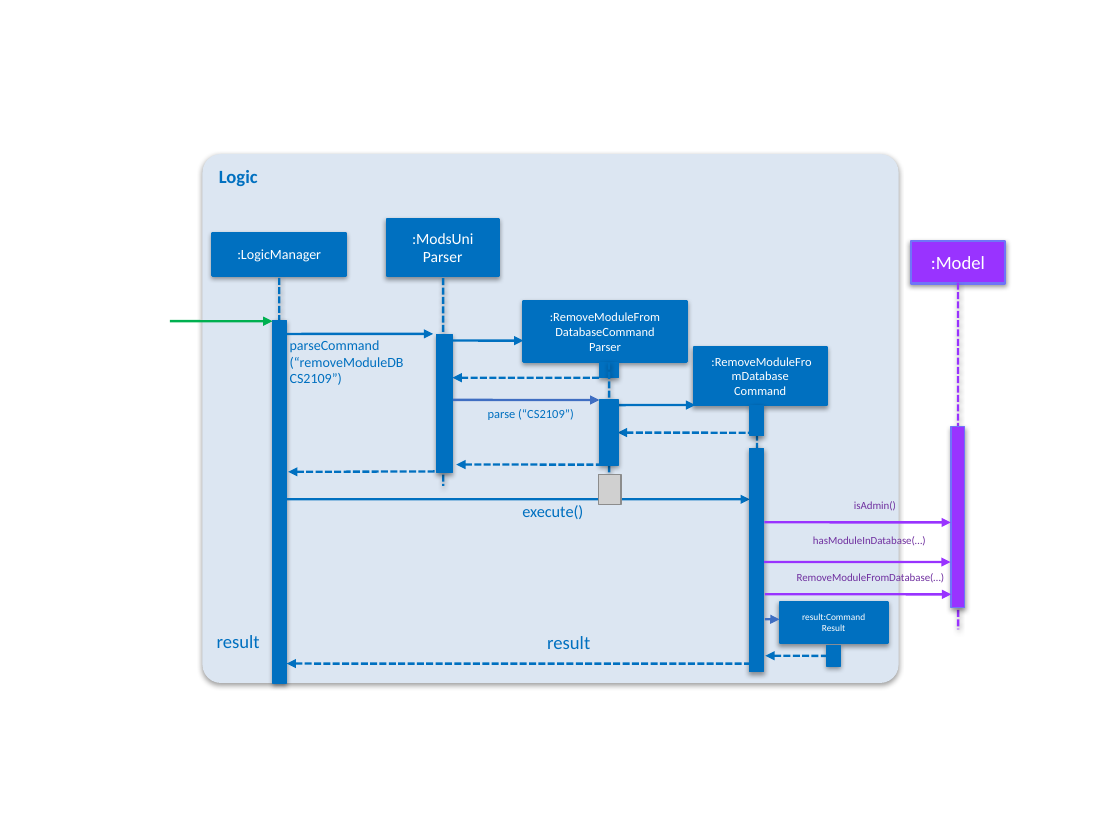
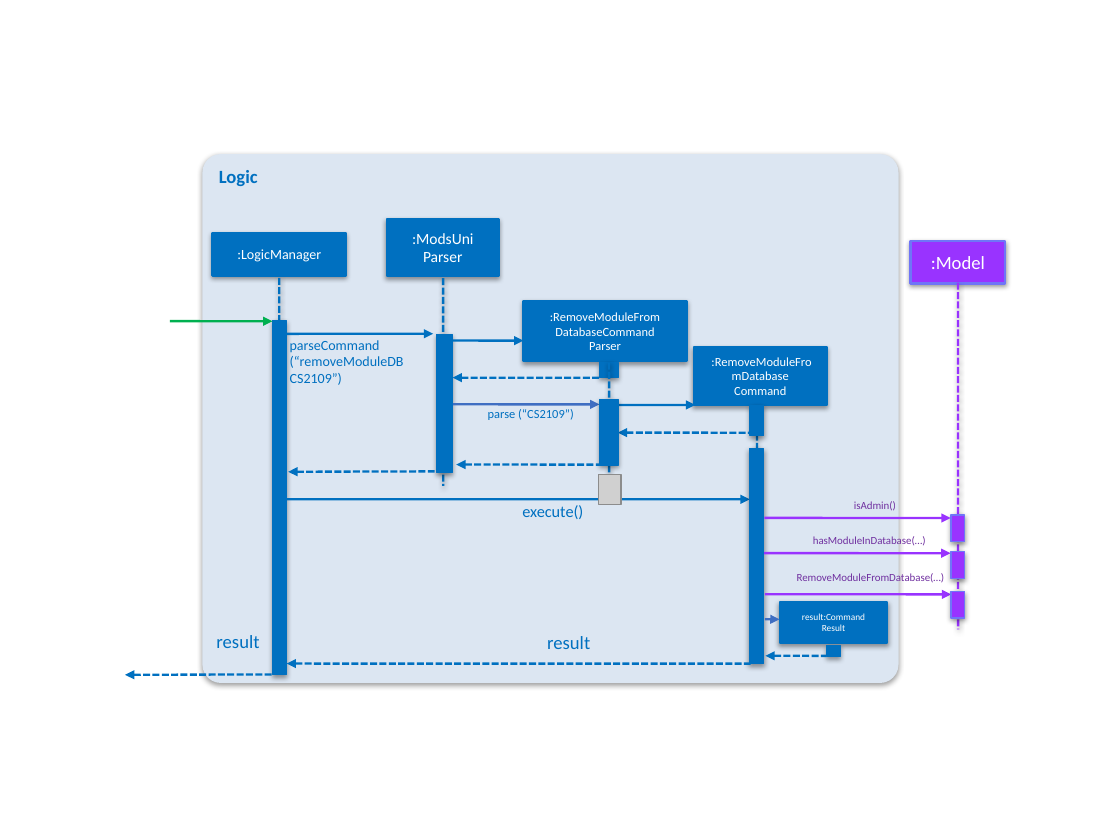
Before and after one commit to deming16/main, a slide deck: slide 5 of docs/diagrams/ModuleDatabaseManagementDiagrams.pptx. Drawn at 1120x840 pixels with LibreOffice and Linux fonts; fonts in the diff are those of the drawing; grey boxes stand for pictures. Boxes give left, top, right and bottom in pixels: in the first picture for what was removed or moved away, otherwise in the second. Text is boxed around its words. In the diff, an @@ line names an element or a change of style, - is before the commit and + after.

```diff
--- a/docs/diagrams/ModuleDatabaseManagementDiagrams.pptx
+++ b/docs/diagrams/ModuleDatabaseManagementDiagrams.pptx
@@ rectangle: place and size @@
-rectangle at [273, 320, 287, 682]
+rectangle at [273, 320, 287, 674]
@@ freeform shape: place and size @@
-freeform shape at [452, 400, 599, 400]
+freeform shape at [452, 404, 599, 404]
@@ rectangle: place and size @@
-rectangle at [749, 448, 764, 671]
+rectangle at [749, 448, 764, 663]
@@ freeform shape: place and size @@
-freeform shape at [764, 522, 950, 522]
+freeform shape at [764, 517, 950, 517]
@@ rectangle: place and size @@
-rectangle at [951, 427, 964, 607]
+rectangle at [951, 515, 964, 542]
@@ freeform shape: place and size @@
-freeform shape at [764, 562, 950, 562]
+freeform shape at [764, 553, 950, 553]
@@ rectangle added at [951, 551, 964, 578], fill #9933FF, outline #6F75F7 0.75 pt @@
@@ rectangle added at [951, 591, 964, 618], fill #9933FF, outline #6F75F7 0.75 pt @@
@@ rectangle: place and size @@
-rectangle at [827, 645, 840, 666]
+rectangle at [827, 645, 840, 656]
@@ freeform shape added at [125, 674, 272, 674], outline #0070C0 1.5 pt @@
```
Also in this commit, not shown: 5 other slides changed, 6 other files.
